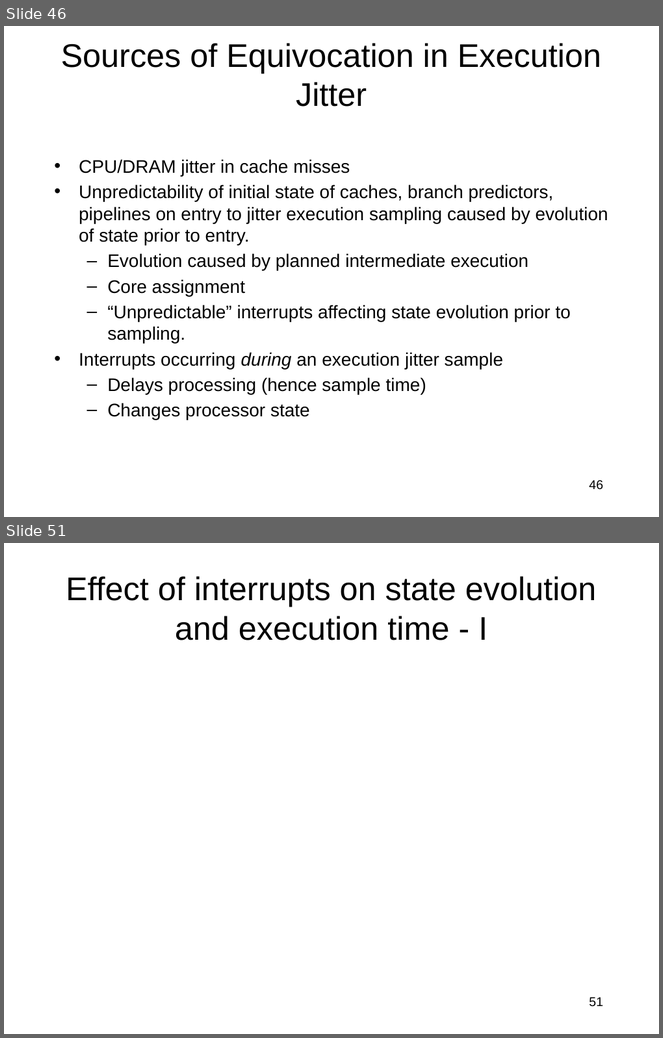
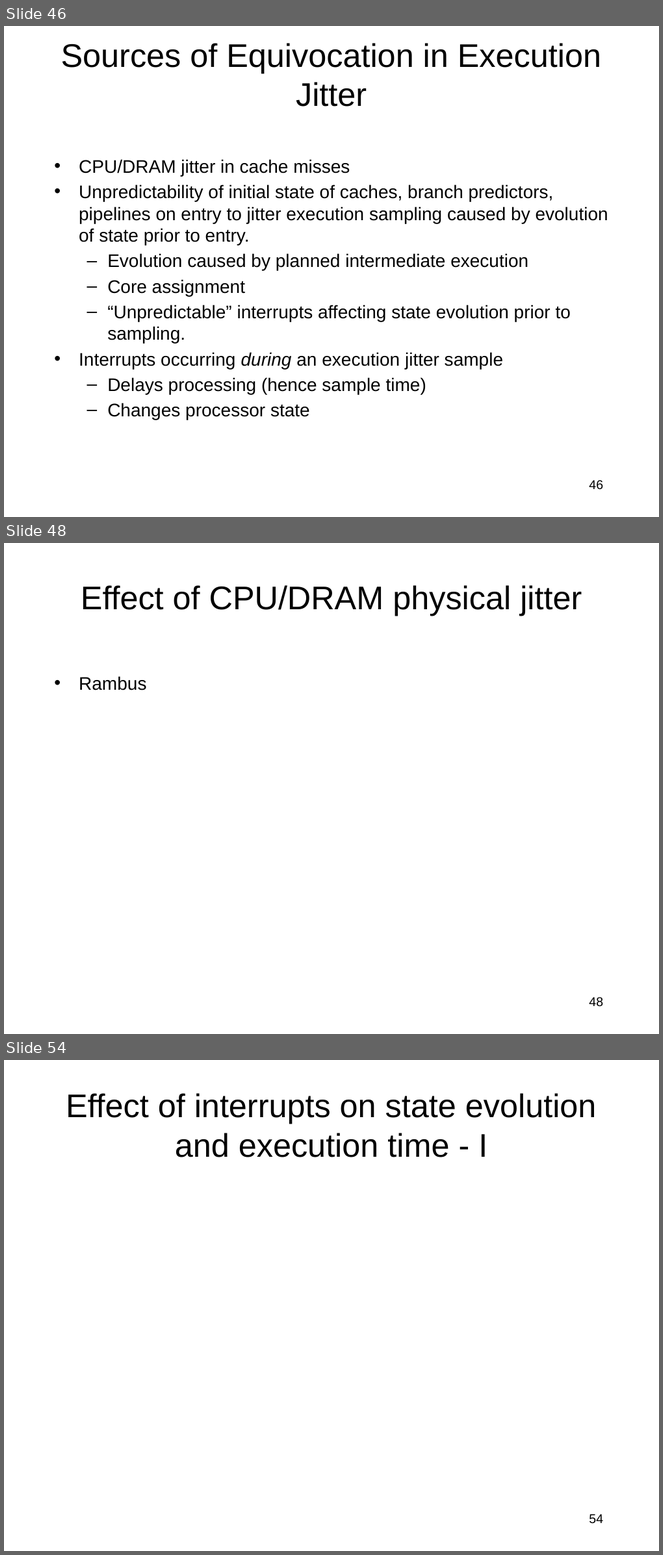
Before and after one commit to jlmucb/class_notes, a slide deck: BerkeleyClass/CS290Spring2013/Lectures/entropy_talk.pptx. Shown one above the other, each under a label of ours: slides 46 and 51 before the commit, slides 46, 48 and 54 after it; the slides between them are not shown. The pictures are 663x1038 and 663x1555 pixels, drawn with LibreOffice and Linux fonts; fonts in the diff are those of the drawing; grey boxes stand for pictures. Boxes give left, top, right and bottom in pixels: in the first picture for what was removed or moved away, otherwise in the second. Text is boxed around its words. In the diff, an @@ line names an element or a change of style, - is before the commit and + after.

```diff
--- a/BerkeleyClass/CS290Spring2013/Lectures/entropy_talk.pptx
+++ b/BerkeleyClass/CS290Spring2013/Lectures/entropy_talk.pptx
@@ slide 48 added at [4,543,659,1034], background #FFFFFF @@
@@ title added at [81,585,582,615], 36 pt, text #000000 @@
+Effect of CPU/DRAM physical jitter
@@ text added at [79,676,146,691], 20 pt, text #000000 @@
+• Rambus
@@ page number added at [589,997,603,1007], 14 pt, text #000000 @@
+48
@@ what was slide 51 is now slide 54 @@
@@ page number at [589,1514,603,1524]: text changed @@
-51
+54
```
Also in this commit, not shown: 6 slides changed, 3 other slides added, 1 slide removed, 1 other file.
